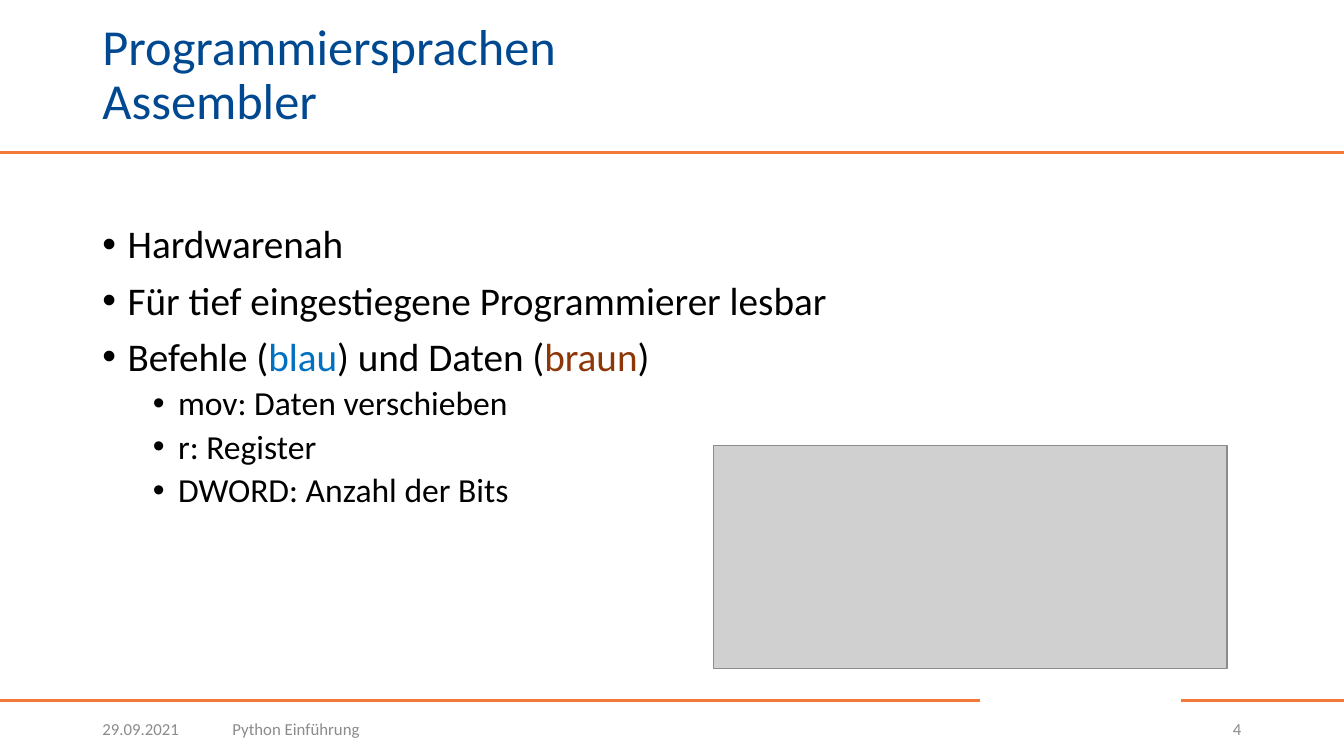
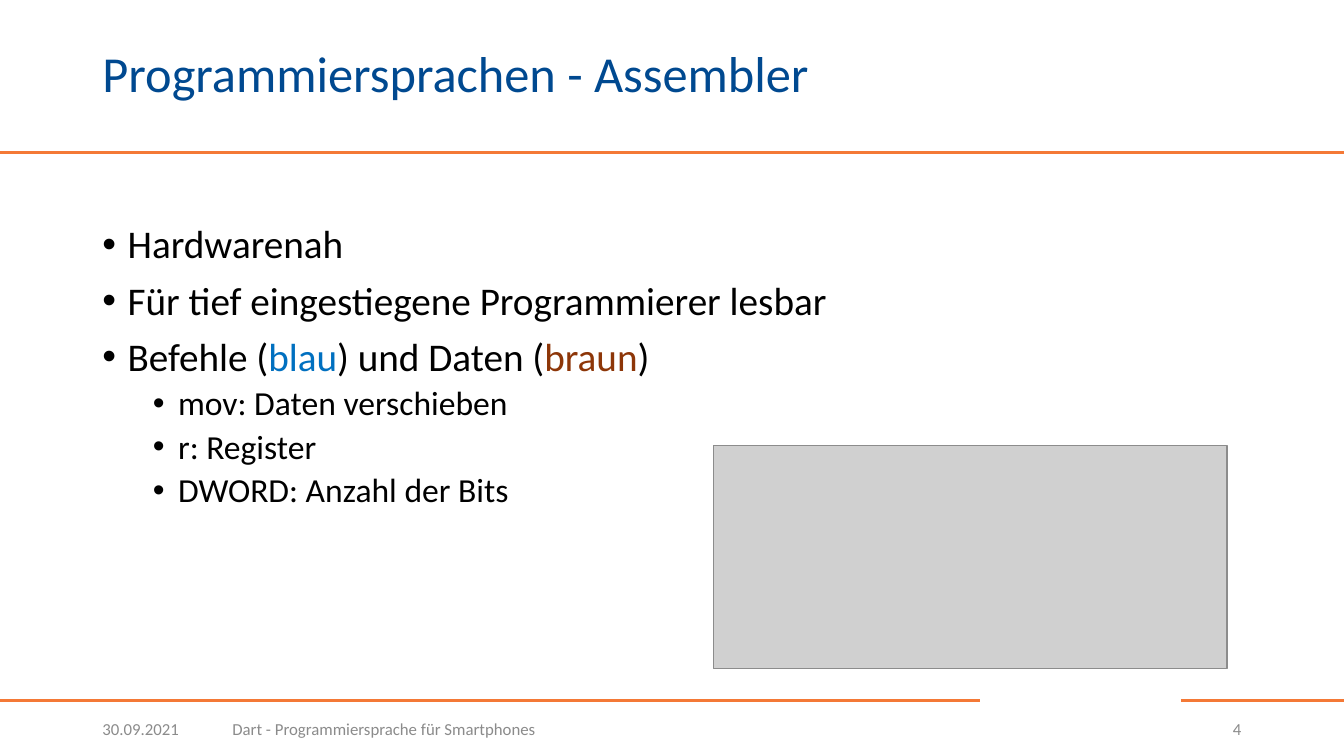
Before and after one commit to BogyMitutoyoCTL/Checklisten-App-2021, a slide deck: slide 4 of Dart.pptx. Drawn at 1344x756 pixels with LibreOffice and Linux fonts; fonts in the diff are those of the drawing; grey boxes stand for pictures; background and template pictures are left out. Boxes give left, top, right and bottom in pixels: in the first picture for what was removed or moved away, otherwise in the second. Text is boxed around its words. In the diff, an @@ line names an element or a change of style, - is before the commit and + after.

```diff
--- a/Dart.pptx
+++ b/Dart.pptx
@@ title at [102,57,808,101]: text changed @@
-Programmiersprachen
-Assembler
+Programmiersprachen - Assembler
@@ text at [102,724,178,735]: text changed @@
-29.09.2021
+30.09.2021
@@ text at [232,723,535,738]: text changed @@
-Python Einführung
+Dart - Programmiersprache für Smartphones
```
Also in this commit, not shown: 54 other slides changed, 14 slides added.
